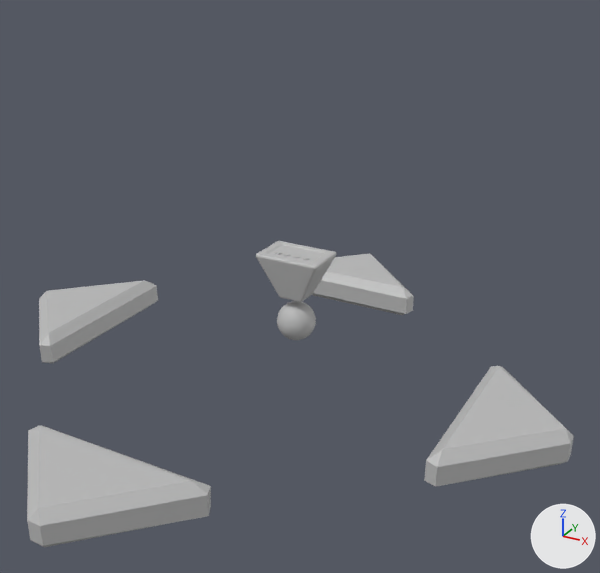
Before and after pictures for a commit that changed the FBX model src/resources/models/KZT.fbx.
One viewpoint serves both versions: a 50 mm lens placed at (0.0355, -0.0638, 0.0356), pointed at (0.0048, -0.008, 0.0077). Every picture has the same lights, and +X, +Y and +Z are marked at lower right. Where no turn or scale is listed for an object, it has been applied to the vertices.

Objects in the first picture: 'KZT_TZ', 'KZT_after', 'KZT_before', 'KZT_left', 'KZT_right'.
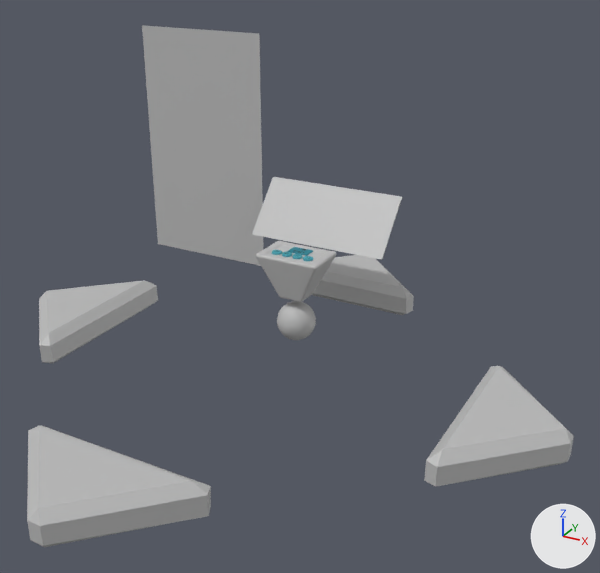
What changed in the scene script:
```text
Add me_mesh_009:
    me_mesh_009.from_pydata([(0.00186, 0.0, 0.00633), (-0.00186, 0.0, -0.00633), (0.00186, 0.0, -0.00633), (-0.00186, 0.0, 0.00633)], [], [(1, 2, 0, 3)])
    me_mesh_009.materials.append(mat_lambert1)  # grey #bcbcbc
Add me_mesh_015:
    me_mesh_015.from_pydata([(-0.00186, 0.0, -0.00633), (-0.00186, 0.0, 0.00633), (0.00186, 0.0, 0.00633), (0.00186, 0.0, -0.00633)], [], [(0, 3, 2, 1)])
    me_mesh_015.materials.append(mat_lambert1)  # grey #bcbcbc
Add me_mesh_016:
    me_mesh_016.from_pydata([(0.00186, 0.0, -0.00633), (-0.00186, 0.0, -0.00633), (-0.00186, 0.0, 0.00633), (0.00186, 0.0, 0.00633)], [], [(1, 0, 3, 2)])
    me_mesh_016.materials.append(mat_lambert1)  # grey #bcbcbc
Add me_mesh_013:
    me_mesh_013.from_pydata([(-0.00186, 0.0, -0.00633), (-0.00186, 0.0, 0.00633), (0.00186, 0.0, 0.00633), (0.00186, 0.0, -0.00633)], [], [(0, 3, 2, 1)])
    me_mesh_013.materials.append(mat_lambert1)  # grey #bcbcbc
Add me_mesh_017:
    me_mesh_017.from_pydata([(-0.00711, -0.00212, -0.00244), (0.00711, -0.00212, -0.00244), (-0.00711, 0.00212, 0.00244), (0.00711, 0.00212, 0.00244)], [], [(0, 1, 3, 2)])
    me_mesh_017.materials.append(mat_lambert1)  # grey #bcbcbc
Add me_mesh_014:
    me_mesh_014.from_pydata([(-0.00186, 0.0, -0.00633), (-0.00186, 0.0, 0.00633), (0.00186, 0.0, 0.00633), (0.00186, 0.0, -0.00633)], [], [(0, 3, 2, 1)])
    me_mesh_014.materials.append(mat_lambert1)  # grey #bcbcbc
Add me_mesh_012:
    me_mesh_012.from_pydata([(-0.00186, 0.0, 0.00633), (0.00186, 0.0, 0.00633), (-0.00186, 0.0, -0.00633), (0.00186, 0.0, -0.00633)], [], [(2, 3, 1, 0)])
    me_mesh_012.materials.append(mat_lambert1)  # grey #bcbcbc
Add me_mesh_011:
    me_mesh_011.from_pydata([(0.00186, 0.0, 0.00633), (-0.00186, 0.0, -0.00633), (0.00186, 0.0, -0.00633), (-0.00186, 0.0, 0.00633)], [], [(1, 2, 0, 3)])
    me_mesh_011.materials.append(mat_lambert1)  # grey #bcbcbc
Add me_mesh_018:
    me_mesh_018.from_pydata([(-0.00711, -0.00212, -0.00244), (0.00711, -0.00212, -0.00244), (-0.00711, 0.00212, 0.00244), (0.00711, 0.00212, 0.00244)], [], [(0, 1, 3, 2)])
    me_mesh_018.materials.append(mat_lambert1)  # grey #bcbcbc
Add me_mesh_010:
    me_mesh_010.from_pydata([(0.00186, 0.0, 0.00633), (-0.00186, 0.0, -0.00633), (0.00186, 0.0, -0.00633), (-0.00186, 0.0, 0.00633)], [], [(1, 2, 0, 3)])
    me_mesh_010.materials.append(mat_lambert1)  # grey #bcbcbc
Add ob_p:
    ob_p = bpy.data.objects.new('p', me_mesh_009)
    ob_p.location = (-0.01194, 0.01057, 0.01891)
Add ob_p6:
    ob_p6 = bpy.data.objects.new('p6', me_mesh_015)
    ob_p6.location = (-0.01566, 0.01057, 0.00624)
Add ob_p7:
    ob_p7 = bpy.data.objects.new('p7', me_mesh_016)
    ob_p7.location = (-0.01194, 0.01057, 0.00624)
Add ob_p4:
    ob_p4 = bpy.data.objects.new('p4', me_mesh_013)
    ob_p4.location = (-0.02312, 0.01057, 0.00624)
Add ob_kanban:
    ob_kanban = bpy.data.objects.new('kanban', me_mesh_017)
    ob_kanban.location = (0.00025, 0.00528, 0.00913)
Add ob_p5:
    ob_p5 = bpy.data.objects.new('p5', me_mesh_014)
    ob_p5.location = (-0.01939, 0.01057, 0.00624)
Add ob_p3:
    ob_p3 = bpy.data.objects.new('p3', me_mesh_012)
    ob_p3.location = (-0.02312, 0.01057, 0.01891)
Add ob_p2:
    ob_p2 = bpy.data.objects.new('p2', me_mesh_011)
    ob_p2.location = (-0.01939, 0.01057, 0.01891)
Add ob_kanbanbg:
    ob_kanbanbg = bpy.data.objects.new('kanbanBG', me_mesh_018)
    ob_kanbanbg.location = (0.00025, 0.00548, 0.00913)
Add ob_p1:
    ob_p1 = bpy.data.objects.new('p1', me_mesh_010)
    ob_p1.location = (-0.01566, 0.01057, 0.01891)
Add ob_kzt_buttondoor:
    ob_kzt_buttondoor = bpy.data.objects.new('KZT_buttondoor', me_mesh_019)  # 20 vertices, 23 faces; spans x -0.00103..0.00103, y -0.00066..0.00066, z -0.00007..0.00007; in mat_phong1 (picture img_opendoor_png)
    ob_kzt_buttondoor.location = (0.00008, 0.00068, 0.00701)
```

Where the change shows, as pixel boxes [x1, y1, x2, y2] in the pictures (600 x 573 px):
'kanban', added: after [252, 177, 402, 260]
'p', added: after [228, 31, 262, 157]
'p1', added: after [199, 29, 232, 152]
'p2', added: after [170, 27, 204, 148]
'p3', added: after [142, 25, 177, 144]
'p6', added: after [204, 148, 236, 260]
'p7', added: after [232, 152, 263, 266]
'p5', added: after [177, 144, 209, 255]
'p4', added: after [150, 140, 183, 249]
'KZT_buttondoor', added: after [288, 247, 313, 256]
'kanbanBG', added: after [275, 177, 402, 259]
